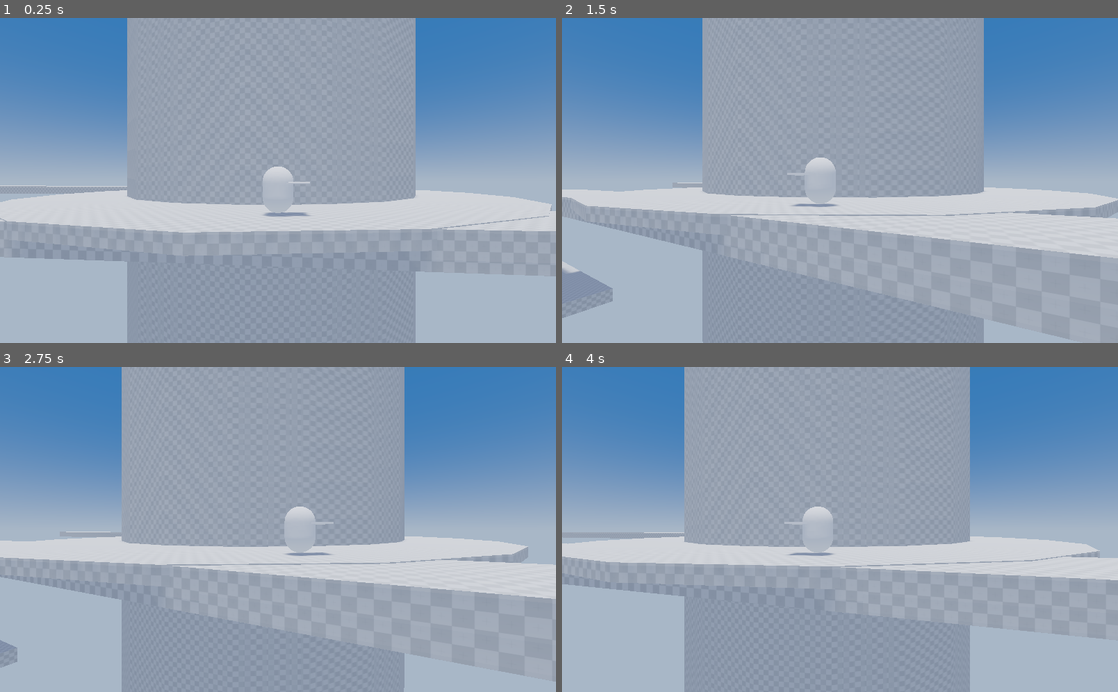
Above: before the commit, frames 1-4 (two rows, left to right).
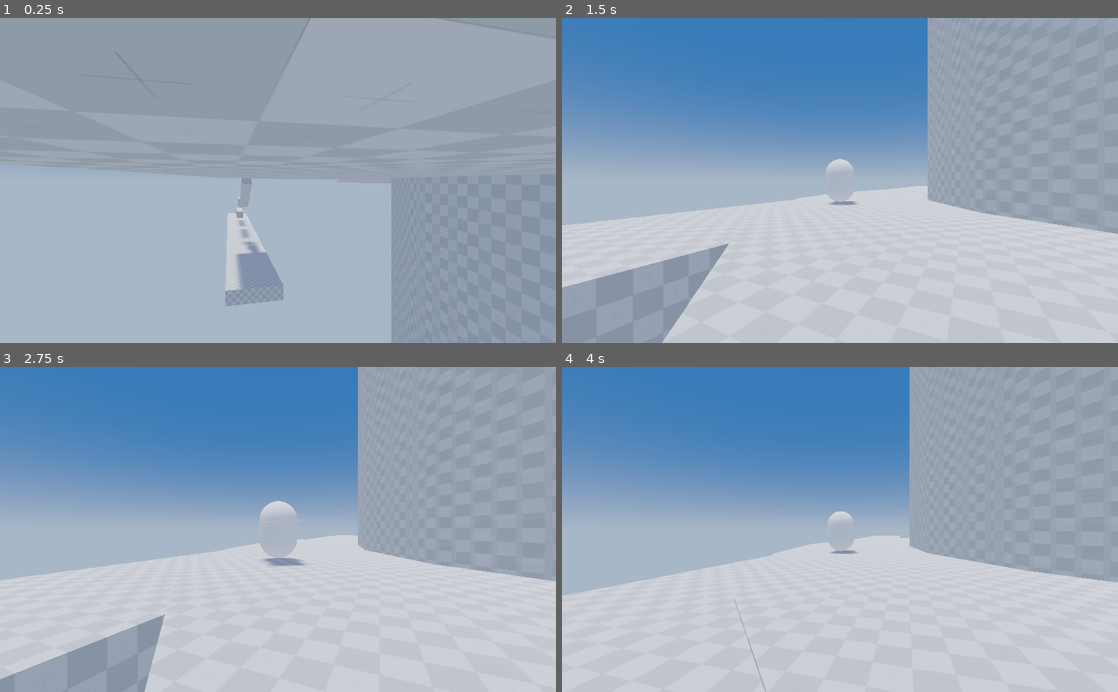
Above: after the commit, the same moments.

Repository: Pyxus/tugdc_project
Game: Godot game, scene res://src/main.tscn
The game is run twice, just before and just after one commit, with the same random seed, the same clock (stepped at 60 frames per second) and the same inputs.
Inputs:
- Up to frame 1 (0.25 s): no input
- Up to frame 2 (1.5 s): hold Right (ui_right) 0.53-1.28 s; hold Left (ui_left) from 1.28 s (still down)
- Up to frame 3 (2.75 s): release Left (ui_left) at 2.03 s; hold Right (ui_right) from 2.03 s (still down)
- Up to frame 4 (4 s): release Right (ui_right) at 2.78 s; hold Up (ui_up) 2.78-3.53 s; hold Left (ui_left) from 3.53 s (still down)

The runs differ from the first frame. In frame 1, 52% of the frame differs, in the area x 0-100%, y 0-100%; in frame 2, 64%; in frame 3, 67%; in frame 4, 71%.

Commit message:
Improved camera gimbal

Diff:
--- a/project.godot
+++ b/project.godot
@@ -31,6 +31,10 @@
 run/main_scene="res://src/main.tscn"
 config/icon="res://icon.png"
 
+[debug]
+
+gdscript/warnings/return_value_discarded=false
+
 [physics]
 
 common/enable_pause_aware_picking=true
--- /dev/null
+++ b/src/camera_gimbal.gd
@@ -0,0 +1,161 @@
+tool
+extends Spatial
+## docstring
+
+#signals
+
+#enums
+
+#constants
+
+#preloaded scripts and scenes
+
+export var orientation: Vector3
+export var zoom: float
+export var target: NodePath setget set_target
+
+var tracking_orientation: Vector3
+var is_tracking: bool = true
+var tween_duration: float = .15
+var tween_delay: float = 0
+
+var _camera: Camera
+var _yaw_axis := Spatial.new()
+var _roll_axis := Spatial.new()
+var _camera_position := Spatial.new()
+var _tween: Tween = Tween.new()
+
+onready var _target: Spatial = get_node(target)
+
+#optional built-in virtual _init method
+
+func _ready() -> void:
+	add_child(_tween)
+	add_child(_yaw_axis)
+	_yaw_axis.add_child(_roll_axis)
+	_roll_axis.add_child(_camera_position)
+
+
+	get_tree().connect("node_added", self, "_on_SceneTree_node_added")
+	get_tree().connect("node_removed", self, "_on_SceneTree_node_removed")
+
+	for child in get_children():
+		if child is Camera:
+			_camera = child
+			break
+
+
+func _process(_delta: float) -> void:
+	_update()
+
+	if _target != null and is_tracking:
+		var orient_y := rad2deg(lerp_angle(deg2rad(orientation.y), deg2rad(_target.rotation_degrees.y - tracking_orientation.y), 1))
+		var orient_x := rad2deg(lerp_angle(deg2rad(orientation.x), deg2rad(_target.rotation_degrees.x - tracking_orientation.x), 1))
+		var orient_z := rad2deg(lerp_angle(deg2rad(orientation.z), deg2rad(_target.rotation_degrees.z - tracking_orientation.z), 1))
+
+		_tween.interpolate_property(self, "orientation:y", orientation.y, orient_y, tween_duration, 0, 2, tween_delay)
+		_tween.interpolate_property(self, "orientation:x", orientation.x, orient_x, tween_duration, 0, 2, tween_delay)
+		_tween.interpolate_property(self, "orientation:z", orientation.z, orient_z, tween_duration, 0, 2, tween_delay)
+		_tween.interpolate_property(self, "translation", translation, _target.translation, tween_duration, 0, 2, tween_delay)
+
+		_tween.start()
+
+
+func _get_property_list() -> Array:
+	var properties: Array = []
+
+	if not target.is_empty():
+		properties.append({
+			name = "target_tracking/is_tracking",
+			type = TYPE_BOOL
+		})
+
+		properties.append({
+			name = "target_tracking/track_orientation",
+			type = TYPE_VECTOR3,
+		})
+
+		properties.append({
+			name = "target_tracking/tween_duration",
+			type = TYPE_REAL,
+		})
+
+		properties.append({
+			name = "target_tracking//tween_delay",
+			type = TYPE_REAL,
+		})
+
+	return properties
+
+
+func _set(property: String, value) -> bool:
+	match property:
+		"target_tracking/is_tracking":
+			is_tracking = value
+		"target_tracking/track_orientation":
+			tracking_orientation = value
+		"target_tracking/tween_duration":
+			tween_duration = value
+		"target_tracking//tween_delay":
+			tween_delay = value
+		_:
+			return false
+
+	property_list_changed_notify()
+	return true
+
+
+func _get(property: String):
+	match property:
+		"target_tracking/is_tracking":
+			return is_tracking
+		"target_tracking/track_orientation":
+			return tracking_orientation
+		"target_tracking/tween_duration":
+			return tween_duration
+		"target_tracking//tween_delay":
+			return tween_delay
+	return null
+
+
+func _get_configuration_warning() -> String:
+	for child in get_children():
+		if child is Camera:
+			return ""
+
+	return "No camera added as child."
+
+
+func set_target(value: NodePath) -> void:
+	target = value
+	property_list_changed_notify()
+
+
+func _update() -> void:
+	rotation.y = deg2rad(orientation.y)
+
+	if _roll_axis != null:
+		_roll_axis.rotation.z = deg2rad(orientation.z)
+
+	if _yaw_axis != null:
+		_yaw_axis.rotation.x = deg2rad(orientation.x)
+
+	if _camera_position != null:
+		_camera_position.translation.z = zoom
+
+		if _camera != null:
+			if not _camera.is_set_as_toplevel():
+				_camera.set_as_toplevel(true)
+
+			_camera.global_transform = _camera_position.global_transform
+
+
+func _on_SceneTree_node_added(node: Node) -> void:
+	if node.get_parent() == self and node is Camera:
+		_camera = node
+
+
+func _on_SceneTree_node_removed(node: Node) -> void:
+	if node.get_parent() == self and node == _camera:
+		_camera = null
+#inner classes
--- a/src/main.tscn
+++ b/src/main.tscn
@@ -3,7 +3,7 @@
 [ext_resource path="res://src/player/player.tscn" type="PackedScene" id=1]
 [ext_resource path="res://assets/textures/kenney_prototype/texture_08.png" type="Texture" id=2]
 [ext_resource path="res://assets/improved_default_env.tres" type="Environment" id=3]
-[ext_resource path="res://lib/nodes/3d/camera_gimbal.tscn" type="PackedScene" id=4]
+[ext_resource path="res://src/camera_gimbal.gd" type="Script" id=5]
 
 [sub_resource type="SpatialMaterial" id=2]
 albedo_texture = ExtResource( 2 )
@@ -41,17 +41,18 @@
 
 [node name="Main" type="Node"]
 
-[node name="CameraGimbal" parent="." instance=ExtResource( 4 )]
-transform = Transform( 1, 0, 0, 0, 1, 0, 0, 0, 1, 78.0744, 19.9079, 0 )
+[node name="CameraGimbal" type="Spatial" parent="."]
+script = ExtResource( 5 )
 zoom = 15.0
 target = NodePath("../Level/Player")
-tracking_orientation = Vector3( 0, 90, 0 )
+target_tracking/is_tracking = true
+target_tracking/track_orientation = Vector3( 0, 0, 0 )
+target_tracking/tween_duration = 0.15
+target_tracking//tween_delay = 0.0
 
-[node name="InnerGimbal" parent="CameraGimbal" index="0"]
-transform = Transform( 1, 0, 0, 0, 1, 0, 0, 0, 1, 0, 0, 0 )
-
-[node name="Camera" parent="CameraGimbal/InnerGimbal" index="0"]
-transform = Transform( 1, 0, 0, 0, 1, 0, 0, 0, 1, 0, 0, 15 )
+[node name="Camera" type="Camera" parent="CameraGimbal"]
+transform = Transform( 1, 0, 0, 0, 1, 0, 0, 0, 1, -1.4013e-45, 0, 15 )
+current = true
 
 [node name="Level" type="Spatial" parent="."]
 
@@ -72,7 +73,7 @@
 shape = SubResource( 3 )
 
 [node name="Floor3" type="StaticBody" parent="Level/Solids"]
-transform = Transform( 1, 0, 0, 0, 1, 0, 0, 0, 1, 0, 15.9159, -46.0377 )
+transform = Transform( 1, 0, 0, 0, 1, 0, 0, 0, 1, 0, 15.2662, -46.0377 )
 
 [node name="CSGBox" type="CSGBox" parent="Level/Solids/Floor3"]
 transform = Transform( 1, 0, 0, 0, 1, 0, 0, 0, 1, -0.258485, 0, -0.00676727 )
@@ -165,5 +166,3 @@
 
 [node name="WorldEnvironment" type="WorldEnvironment" parent="."]
 environment = ExtResource( 3 )
-
-[editable path="CameraGimbal"]
